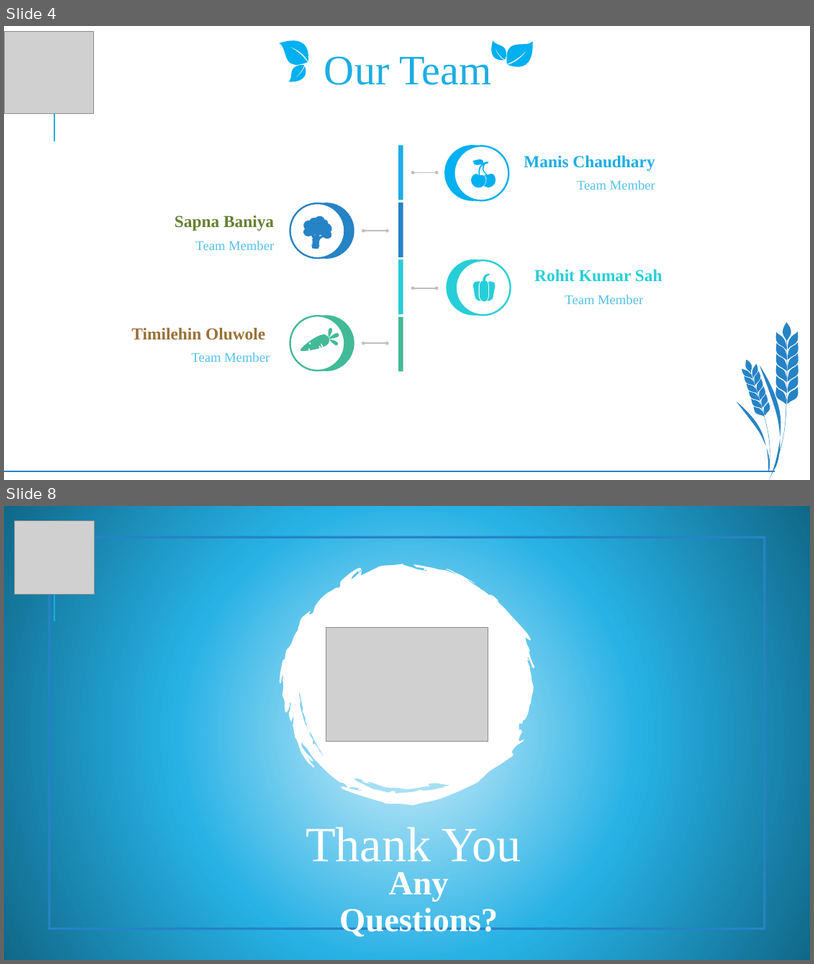
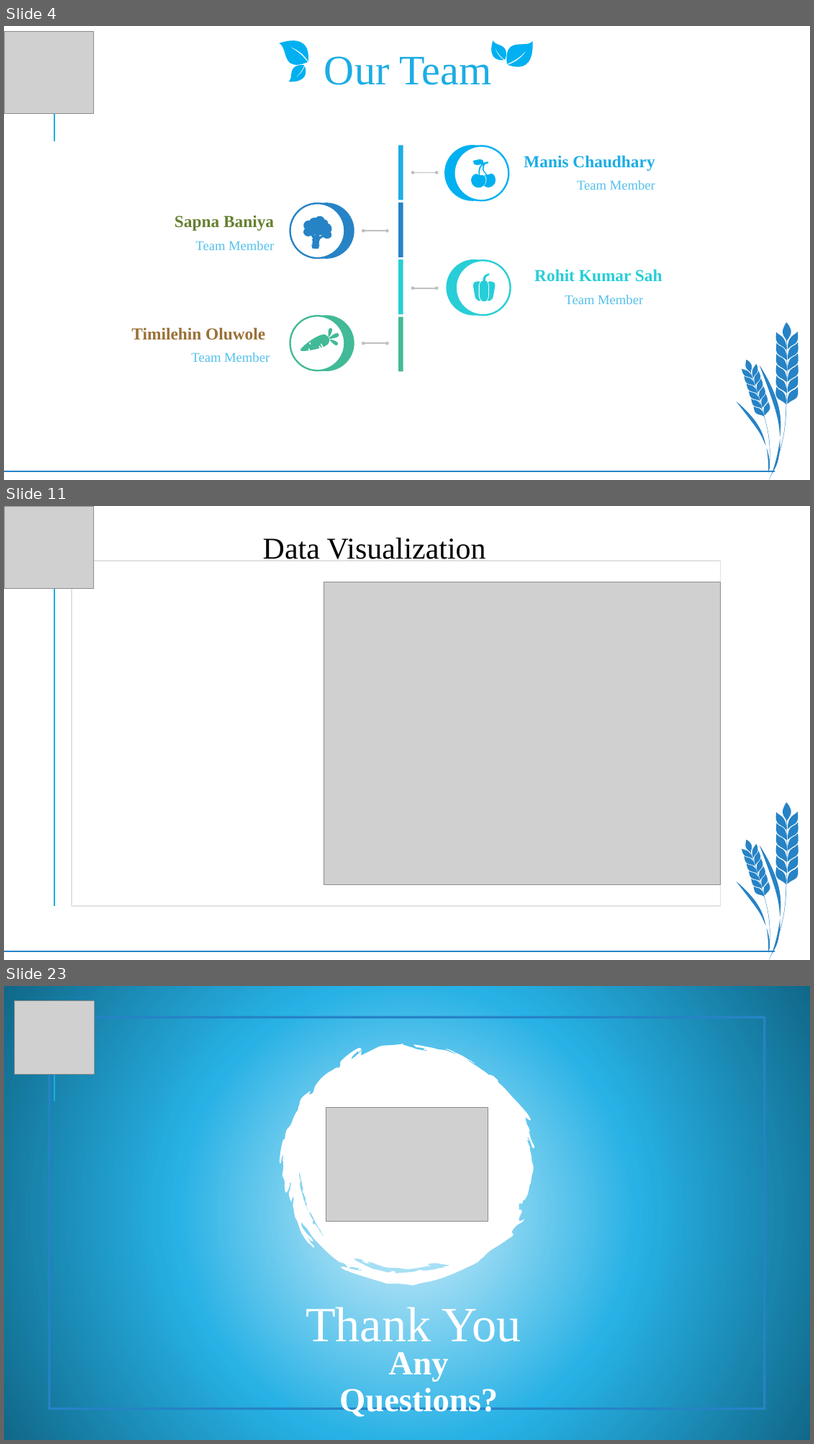
Before and after one commit to DSCI-6602-EDA-Project/EDA, a slide deck: Doctors_by_countries.pptx. Shown one above the other, each under a label of ours: slides 4 and 8 before the commit, slides 4, 11 and 23 after it; the slides between them are not shown. The pictures are 814x964 and 814x1444 pixels, drawn with LibreOffice and Linux fonts; fonts in the diff are those of the drawing; grey boxes stand for pictures. Boxes give left, top, right and bottom in pixels: in the first picture for what was removed or moved away, otherwise in the second. Text is boxed around its words. In the diff, an @@ line names an element or a change of style, - is before the commit and + after.

```diff
--- a/Doctors_by_countries.pptx
+++ b/Doctors_by_countries.pptx
@@ slide 11 added at [4, 506, 810, 960], background #FFFFFF; not listed: 3 template elements that a slide beside it also shows @@
@@ picture added at [4, 506, 93, 589] @@
@@ text added at [263, 538, 486, 559], 36 pt, text #000000 @@
+Data Visualization
@@ line added from (54, 906) to (54, 561), #1CADE4 1.5 pt @@
@@ rectangle added at [72, 561, 721, 906], fill #FFFFFF, outline #DFE3E5 1.5 pt @@
@@ picture added at [324, 582, 721, 884] @@
@@ what was slide 8 is now slide 23 @@
```
Also in this commit, not shown: 6 slides changed, 14 other slides added.
